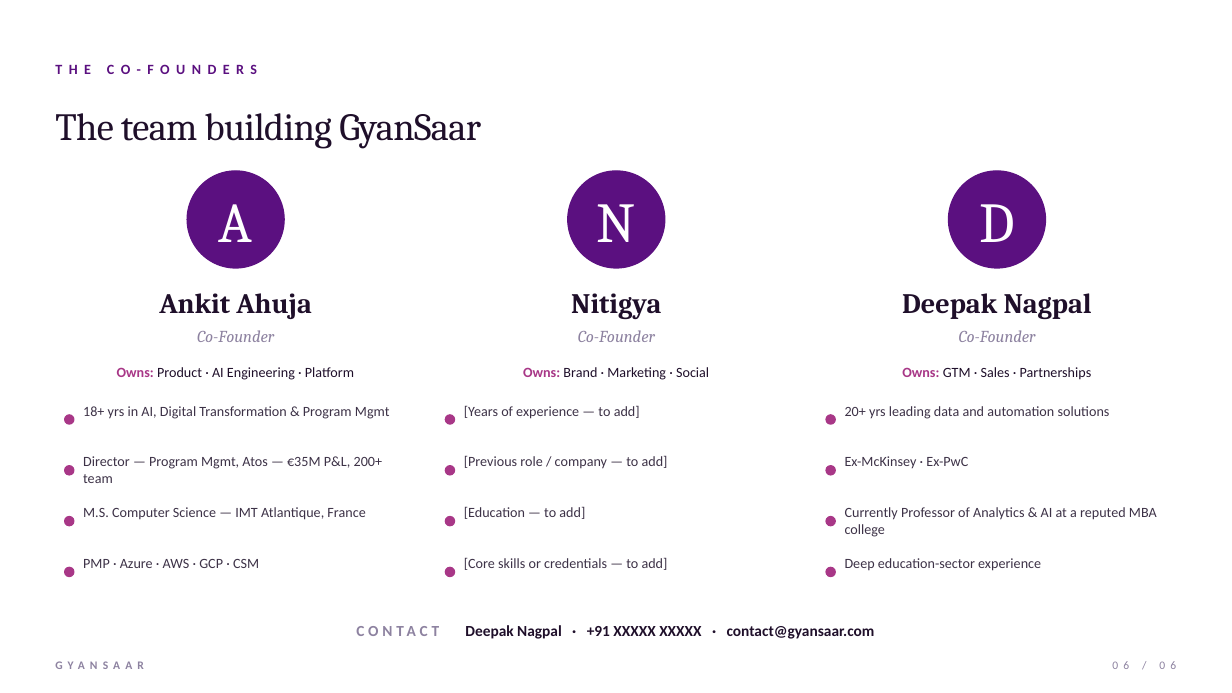
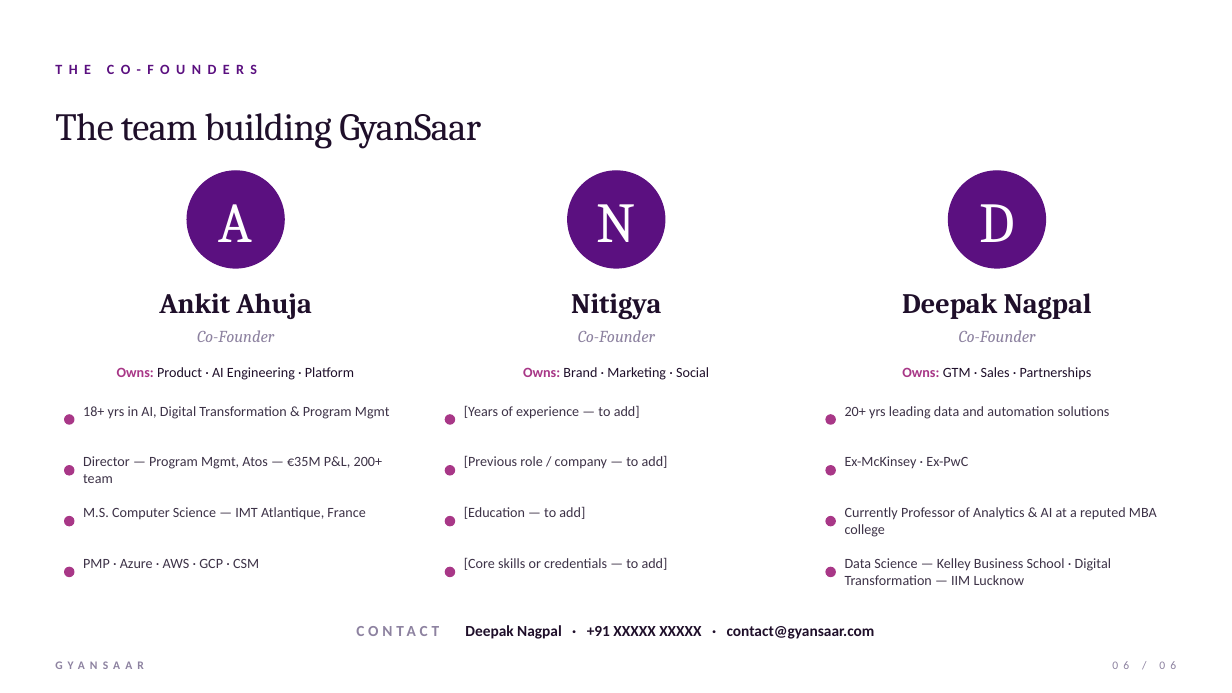
Before and after one commit to gyansaar/gyansaar-gtm, a slide deck: slide 6 of Deck-CoachingCentres.pptx. Drawn at 1232x693 pixels with LibreOffice and Linux fonts; fonts in the diff are those of the drawing. Boxes give left, top, right and bottom in pixels: in the first picture for what was removed or moved away, otherwise in the second. Text is boxed around its words. In the diff, an @@ line names an element or a change of style, - is before the commit and + after.

```diff
--- a/Deck-CoachingCentres.pptx
+++ b/Deck-CoachingCentres.pptx
@@ text at (845, 558, 1111, 585): text changed @@
-Deep education-sector experience
+Data Science — Kelley Business School · Digital Transformation — IIM Lucknow
```
